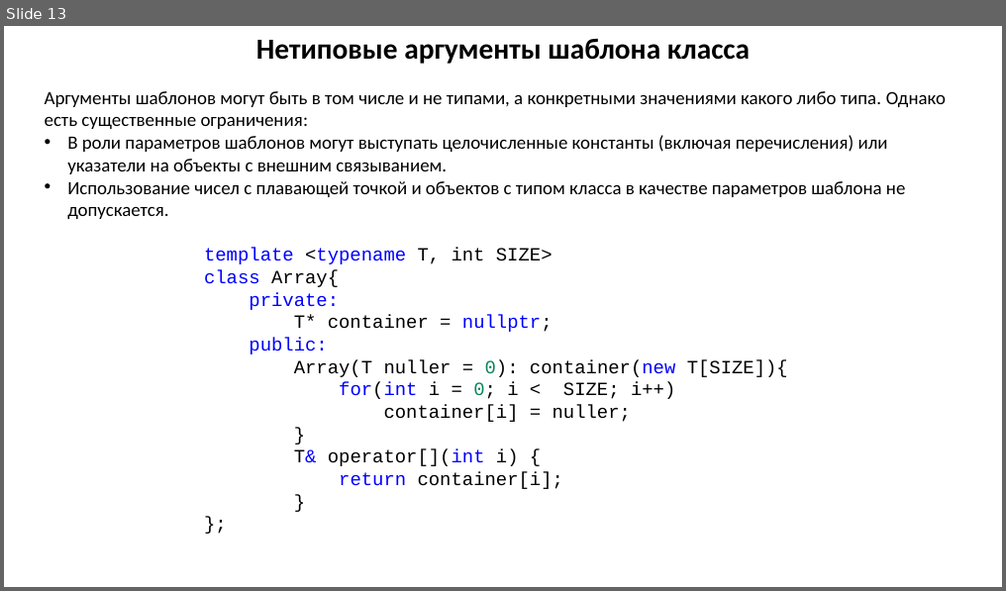
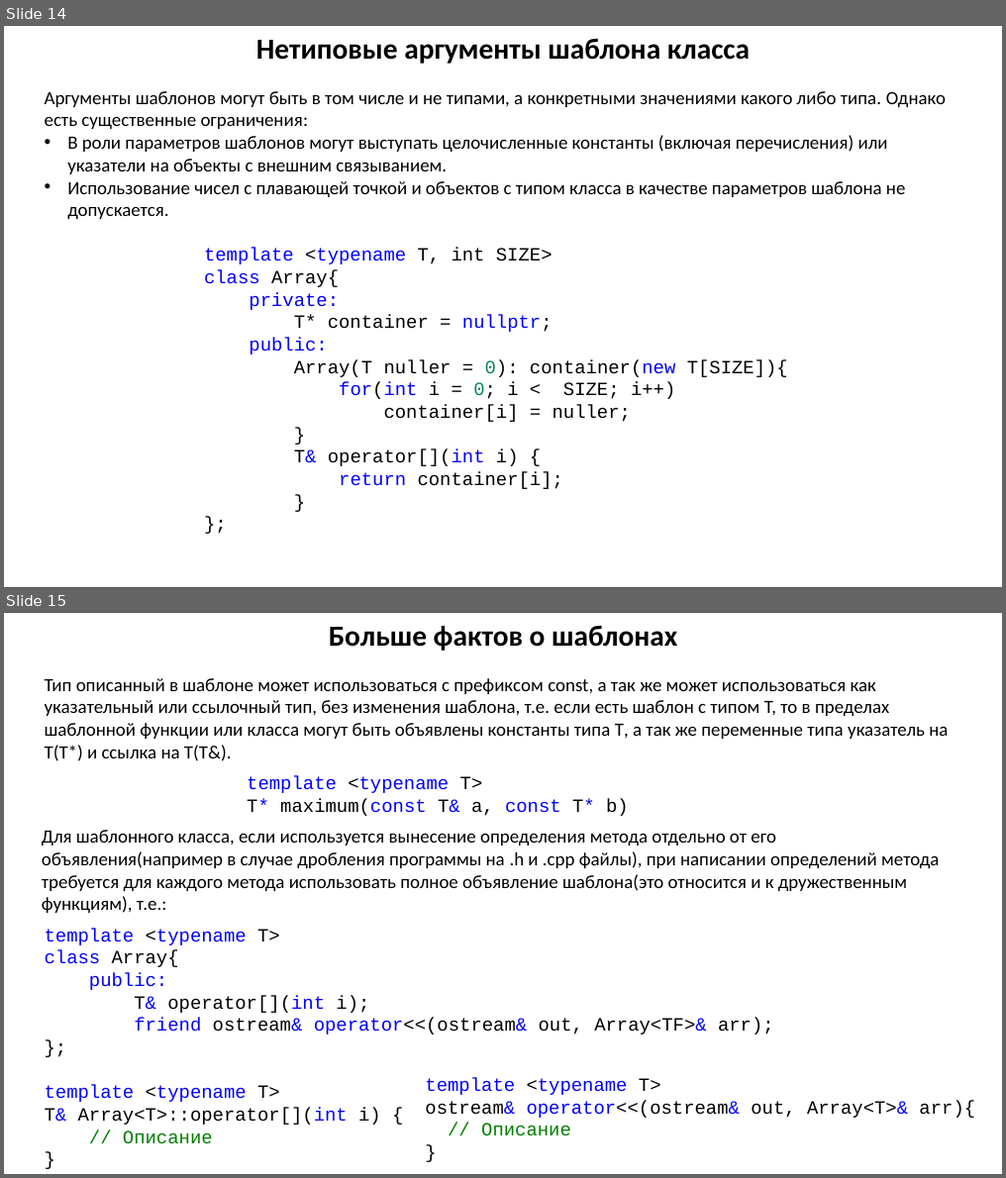
Before and after one commit to MUCTR-IKT-CPP/cpp_course, a slide deck: Лекции/9/Шаблоны.pptx. Shown one above the other, each under a label of ours: slide 13 before the commit, slides 14 and 15 after it. The pictures are 1006x591 and 1006x1178 pixels, drawn with LibreOffice and Linux fonts; fonts in the diff are those of the drawing. Boxes give left, top, right and bottom in pixels: in the first picture for what was removed or moved away, otherwise in the second. Text is boxed around its words. In the diff, an @@ line names an element or a change of style, - is before the commit and + after.

Commit message:
Добавлены примеры по шаблонам.

```diff
--- a/Лекции/9/Шаблоны.pptx
+++ b/Лекции/9/Шаблоны.pptx
@@ slide 15 added at bbox=[4, 613, 1002, 1174], background #FFFFFF @@
@@ text added at bbox=[329, 625, 677, 651], 28 pt, text #000000, bold @@
+Больше фактов о шаблонах
@@ text added at bbox=[45, 678, 947, 761], 18 pt, text #000000 @@
+Тип описанный в шаблоне может использоваться с префиксом const, а так же может использоваться как указательный или ссылочный тип, без изменения шаблона, т.е. если есть шаблон с типом Т, то в пределах шаблонной функции или класса могут быть объявлены константы типа T, а так же переменные типа указатель на Т(Т*) и ссылка на Т(Т&).
@@ text added at bbox=[247, 776, 629, 816], 18 pt, text #0000FF @@
+template <typename T>
+T* maximum(const T& a, const T* b)
@@ text added at bbox=[42, 830, 939, 913], 18 pt, text #000000 @@
+Для шаблонного класса, если используется вынесение определения метода отдельно от его объявления(например в случае дробления программы на .h и .cpp файлы), при написании определений метода требуется для каждого метода использовать полное объявление шаблона(это относится и к дружественным функциям), т.е.:
@@ text added at bbox=[45, 928, 774, 1145], 18 pt, text #000000 @@
+template <typename T>
+class Array{
+public:
+T& operator[](int i);
+friend ostream& operator<<(ostream& out, Array<TF>& arr);
+};
+template <typename T>
+T& Array<T>::operator[](int i) {
+// Описание
+}
@@ text added at bbox=[425, 1078, 975, 1137], 18 pt, text #000000 @@
+template <typename T>
+ostream& operator<<(ostream& out, Array<T>& arr){
+// Описание
+}
@@ what was slide 13 is now slide 14 @@
```
Also in this commit, not shown: 2 slides changed, 2 other slides added, 9 other files.
